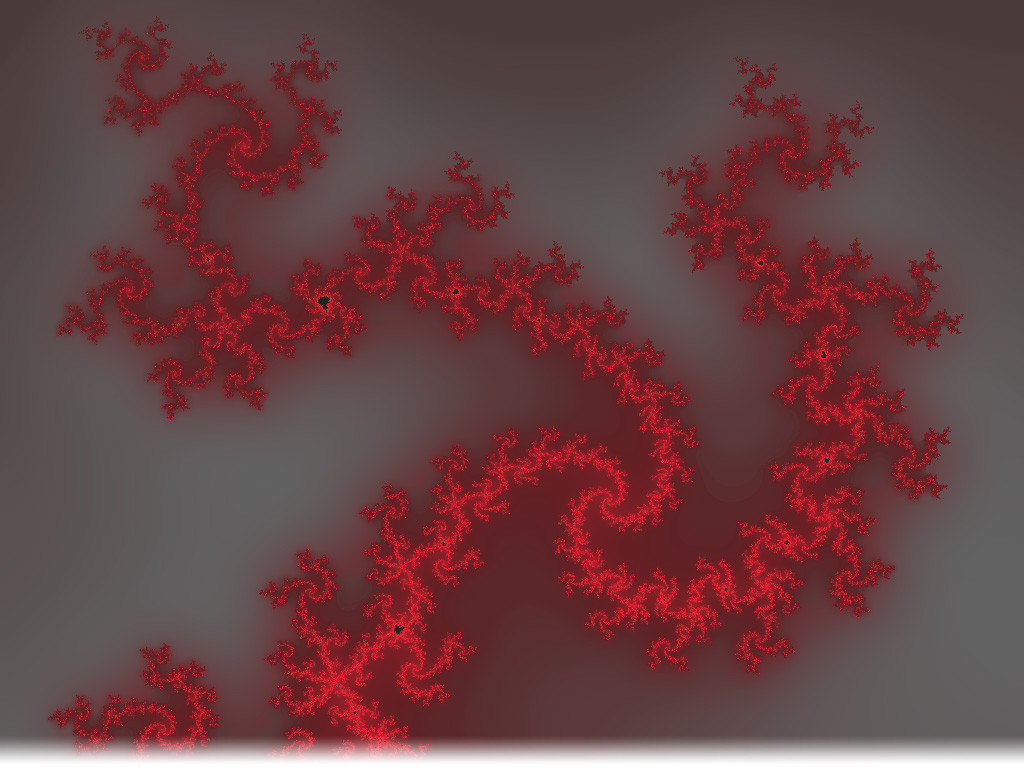
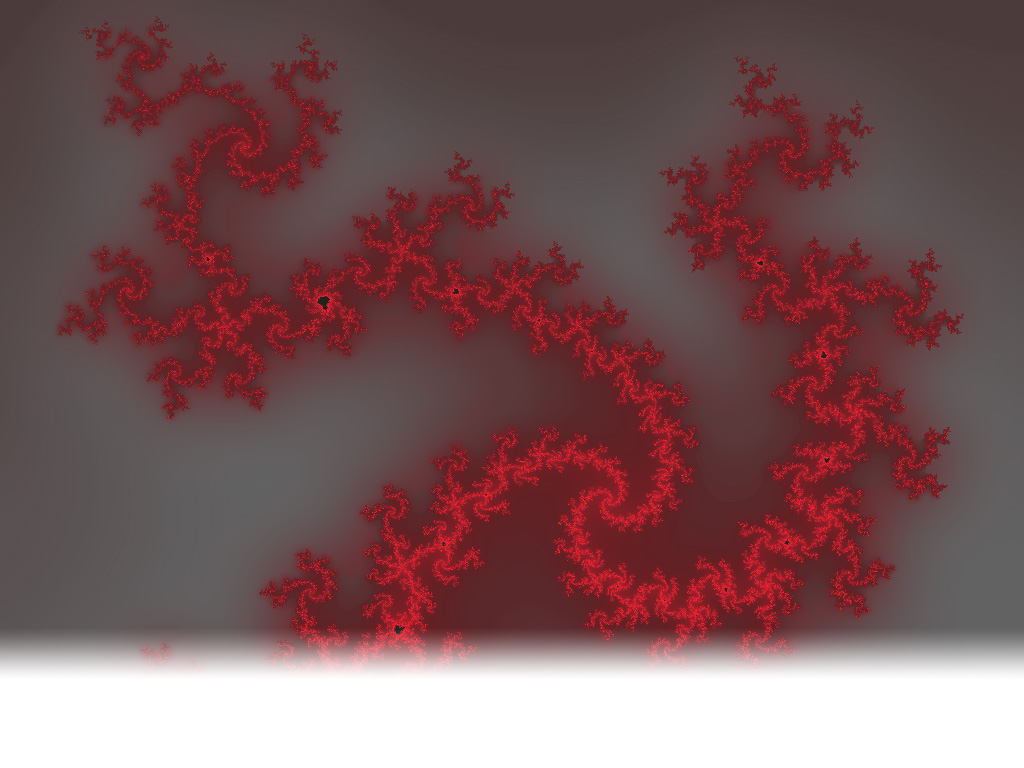
Two versions of the same layered image (1024 × 768). Layer-by-layer changes:
painted on "Layer 1" over [0,628,1024,764]
